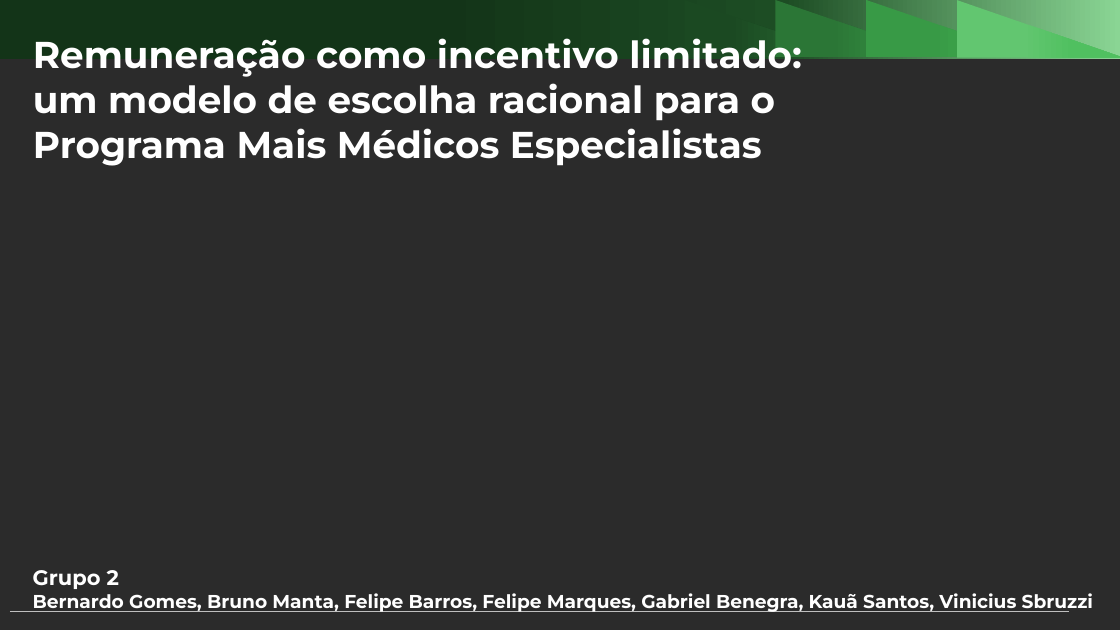
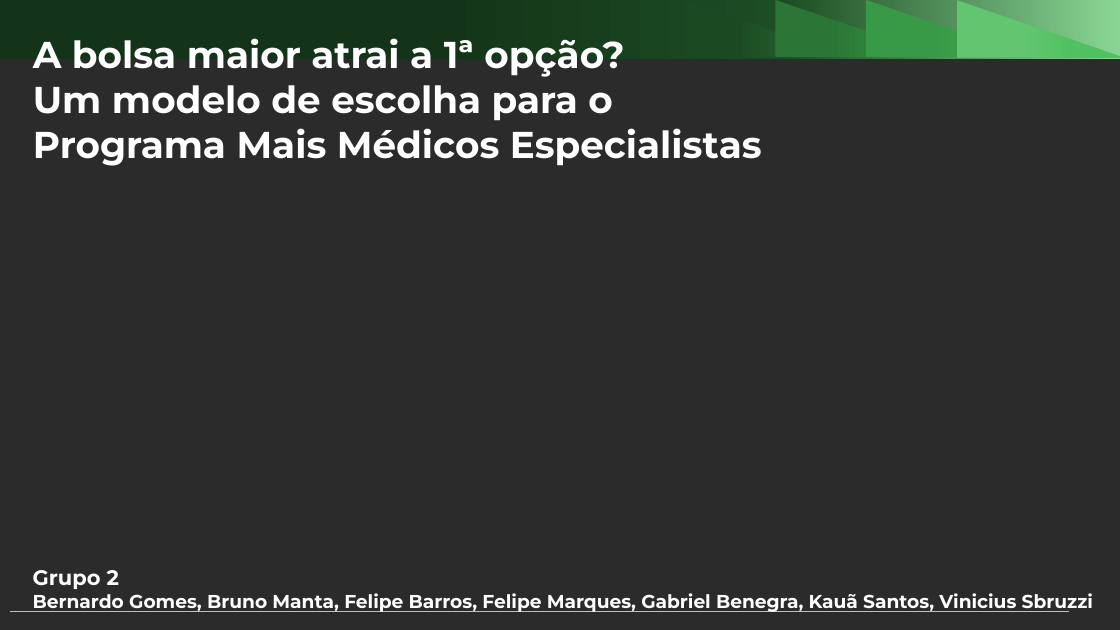
Before and after one commit to ka1victor/impact-eval-health-econ-pmme, a slide deck: slide 1 of output/apresentacao_banca_final/deck_banca_final.pptx. Drawn at 1120x630 pixels with LibreOffice and Linux fonts; fonts in the diff are those of the drawing; background and template pictures are left out; a plain dark background stands for a picture behind light text. Boxes give left, top, right and bottom in pixels: in the first picture for what was removed or moved away, otherwise in the second. Text is boxed around its words. In the diff, an @@ line names an element or a change of style, - is before the commit and + after.

```diff
--- a/output/apresentacao_banca_final/deck_banca_final.pptx
+++ b/output/apresentacao_banca_final/deck_banca_final.pptx
@@ text at [33,38,624,121]: text changed @@
-Remuneração como incentivo limitado:
-um modelo de escolha racional para o
+A bolsa maior atrai a 1ª opção?
+Um modelo de escolha para o
```
Also in this commit, not shown: 13 other slides changed, 7 slides added, 16 slides removed, 7 other files.
